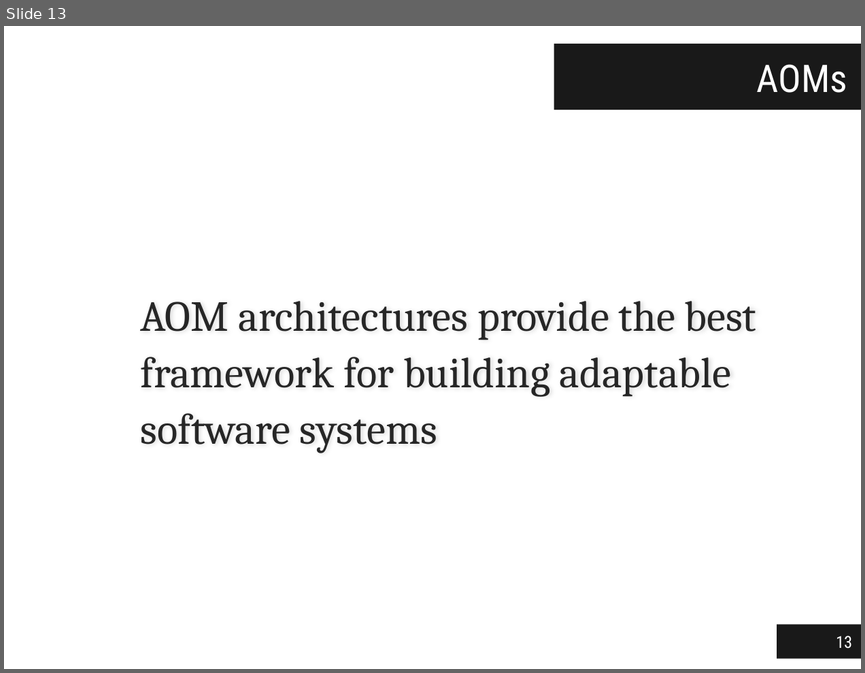
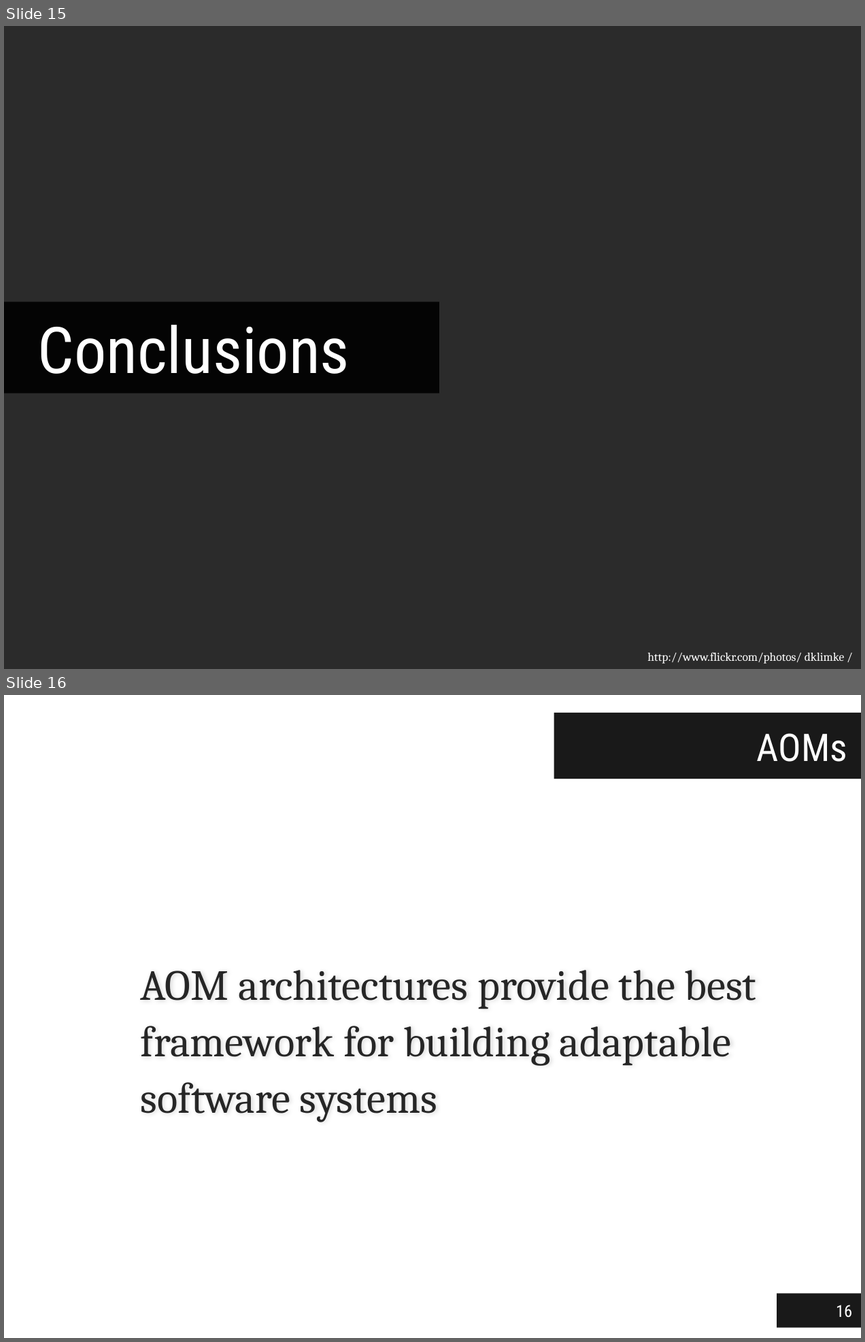
Before and after one commit to jgradim/thesis, a slide deck: presentations/thesis.pptx. Shown one above the other, each under a label of ours: slide 13 before the commit, slides 15 and 16 after it. The pictures are 865x673 and 865x1342 pixels, drawn with LibreOffice and Linux fonts; fonts in the diff are those of the drawing; background and template pictures are left out; a plain dark background stands for a picture behind light text. Boxes give left, top, right and bottom in pixels: in the first picture for what was removed or moved away, otherwise in the second. Text is boxed around its words. In the diff, an @@ line names an element or a change of style, - is before the commit and + after.

```diff
--- a/presentations/thesis.pptx
+++ b/presentations/thesis.pptx
@@ slide 15 added at (4,26,861,669), background picture (left out) @@
@@ title added at (4,302,439,394), fill #000000 at 90% opacity, 54 pt, text #FFFFFF @@
+Conclusions
@@ text added at (647,652,844,663), 10 pt, text #FFFFFF @@
+http://www.flickr.com/photos/ dklimke /
@@ what was slide 13 is now slide 16 @@
@@ page number at (836,1304,852,1317): text changed @@
-13
+16
```
Also in this commit, not shown: 4 slides changed, 4 other slides added, 2 slides removed.
